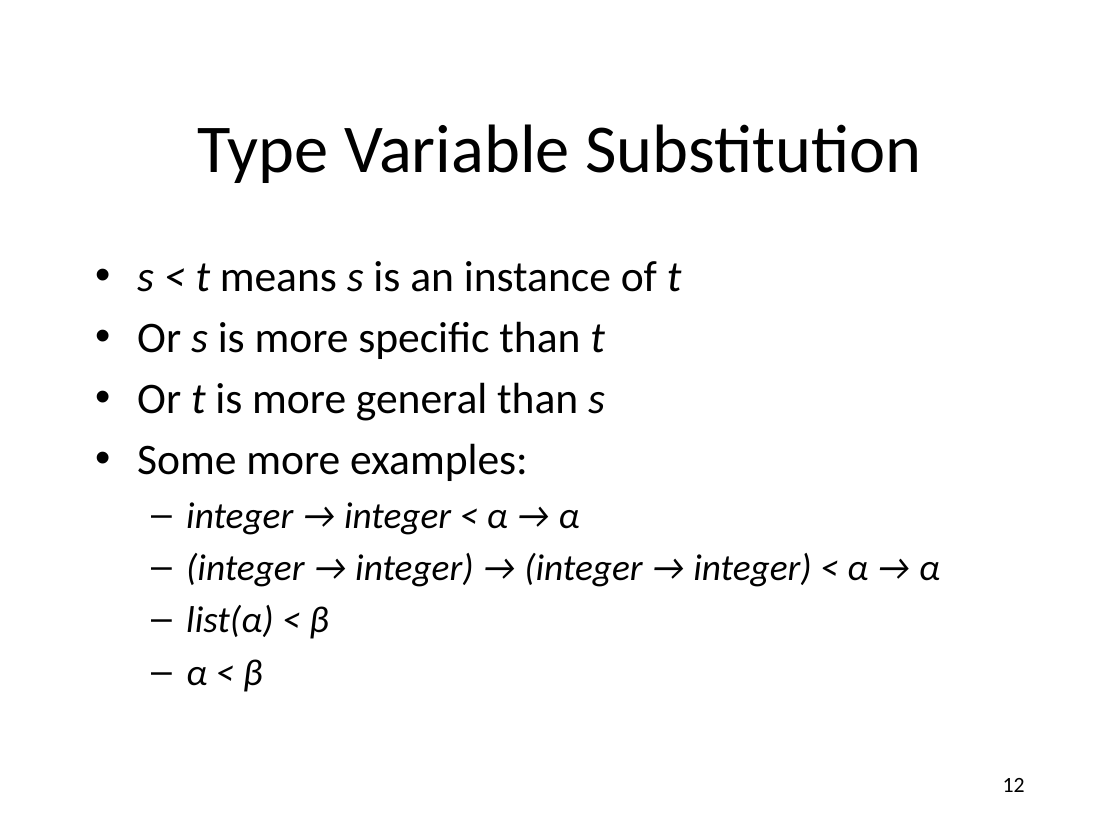
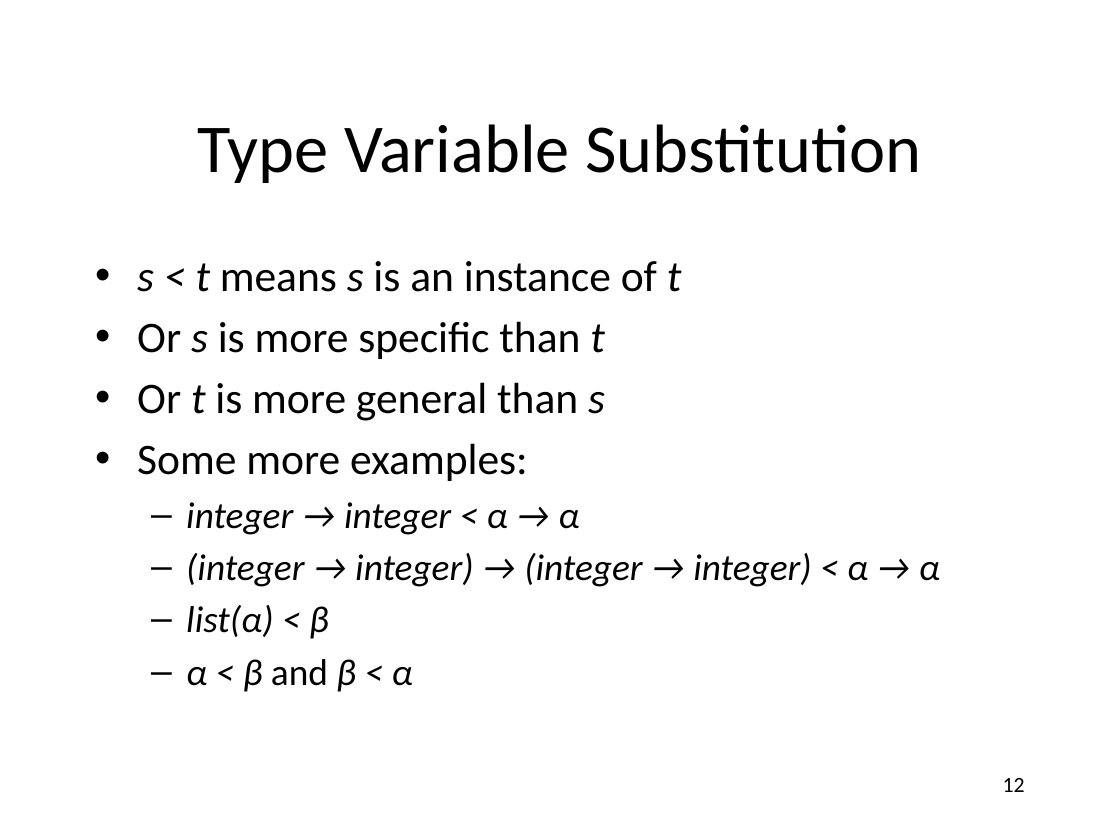
Before and after one commit to anoopsarkar/compilers-class, a slide deck: slide 12 of assets/ppt/semantics/types.pptx. Drawn at 1120x840 pixels with LibreOffice and Linux fonts; fonts in the diff are those of the drawing. Boxes give left, top, right and bottom in pixels: in the first picture for what was removed or moved away, otherwise in the second. Text is boxed around its words. In the diff, an @@ line names an element or a change of style, - is before the commit and + after.

```diff
--- a/assets/ppt/semantics/types.pptx
+++ b/assets/ppt/semantics/types.pptx
@@ text at <box>186,659,413,692</box>: text changed @@
-  – α < β
+  – α < β and β < α
```
Also in this commit, not shown: 5 other slides changed, 2 other files.
